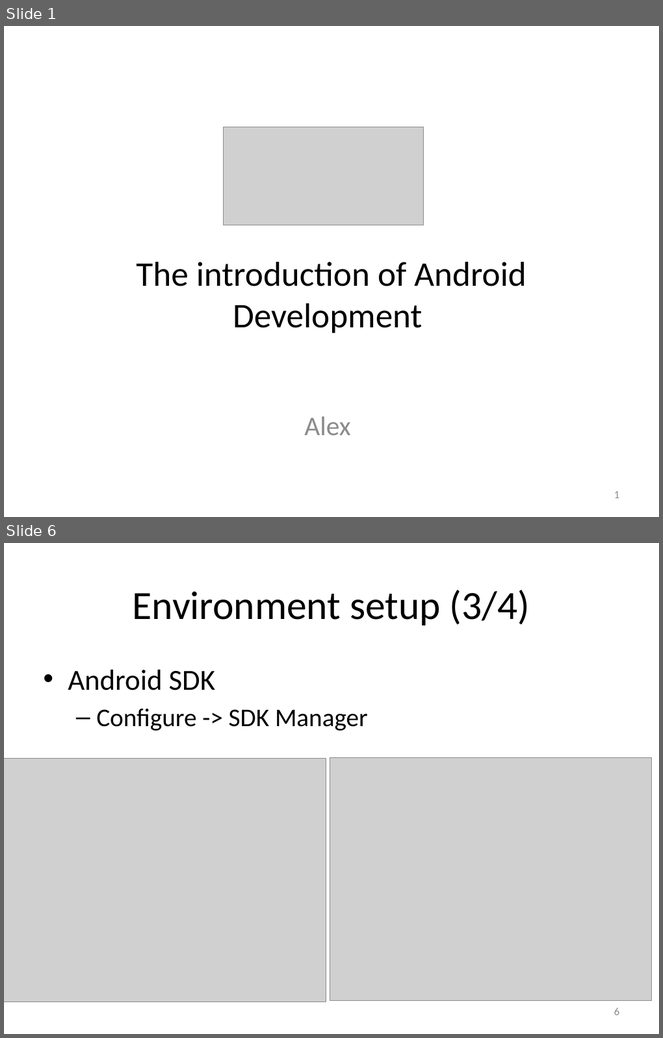
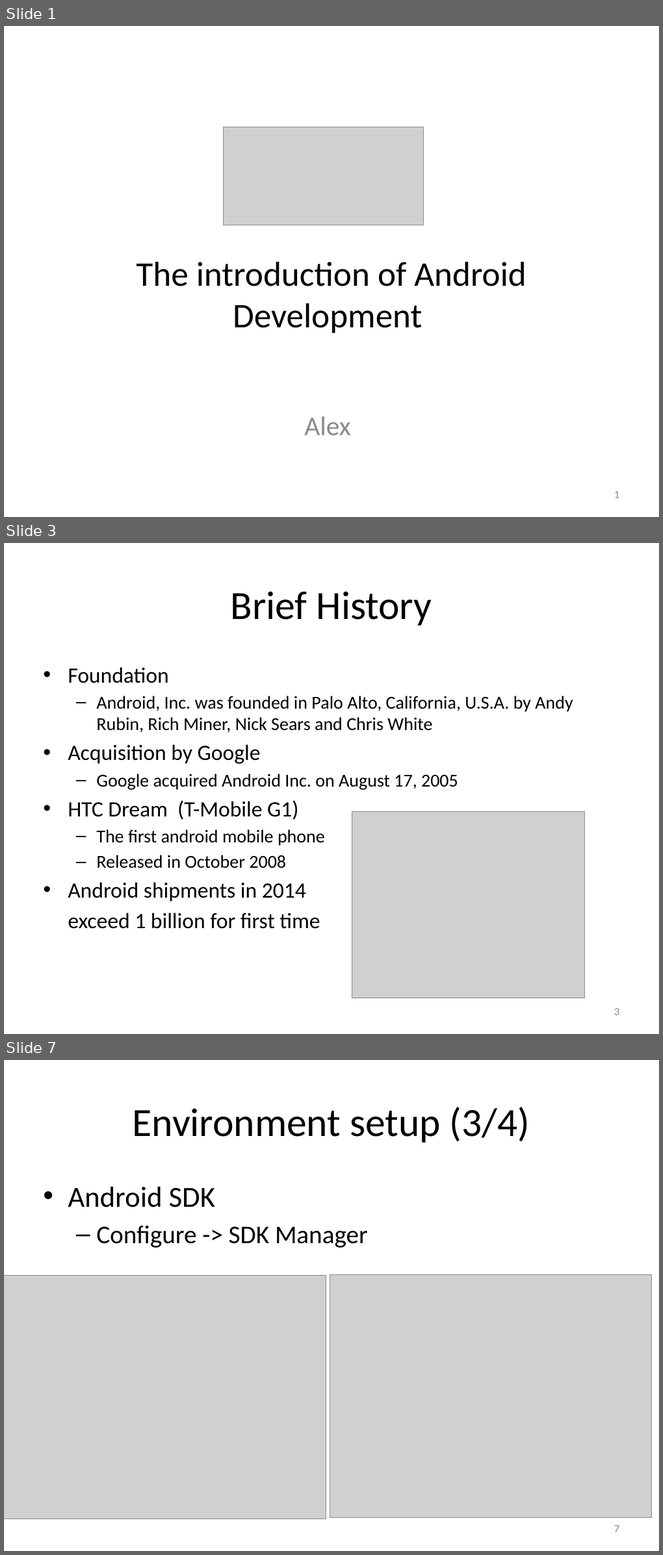
Before and after one commit to hs9021401/FIT_Android, a slide deck: The introduction of Android.pptx. Shown one above the other, each under a label of ours: slides 1 and 6 before the commit, slides 1, 3 and 7 after it; the slides between them are not shown. The pictures are 663x1038 and 663x1555 pixels, drawn with LibreOffice and Linux fonts; fonts in the diff are those of the drawing; grey boxes stand for pictures. Boxes give left, top, right and bottom in pixels: in the first picture for what was removed or moved away, otherwise in the second. Text is boxed around its words. In the diff, an @@ line names an element or a change of style, - is before the commit and + after.

```diff
--- a/The introduction of Android.pptx
+++ b/The introduction of Android.pptx
@@ slide 3 added at (4,543,659,1034), background #FFFFFF @@
@@ title added at (231,591,432,626), 44 pt, text #000000 @@
+Brief History
@@ text added at (68,667,573,929), 20 pt, text #000000 @@
+• Foundation
+  – Android, Inc. was founded in Palo Alto, California, U.S.A. by Andy Rubin, Rich Miner, Nick Sears and Chris White
+• Acquisition by Google
+  – Google acquired Android Inc. on August 17, 2005
+• HTC Dream (T-Mobile G1)
+  – The first android mobile phone
+  – Released in October 2008
+• Android shipments in 2014
+exceed 1 billion for first time
@@ picture added at (352,811,584,999) @@
@@ page number added at (614,1008,620,1016), 12 pt, text #8C8C8C @@
+3
@@ what was slide 6 is now slide 7 @@
@@ page number at (614,1525,620,1533): text changed @@
-6
+7
```
Also in this commit, not shown: 8 slides changed, 1 other slide added.
